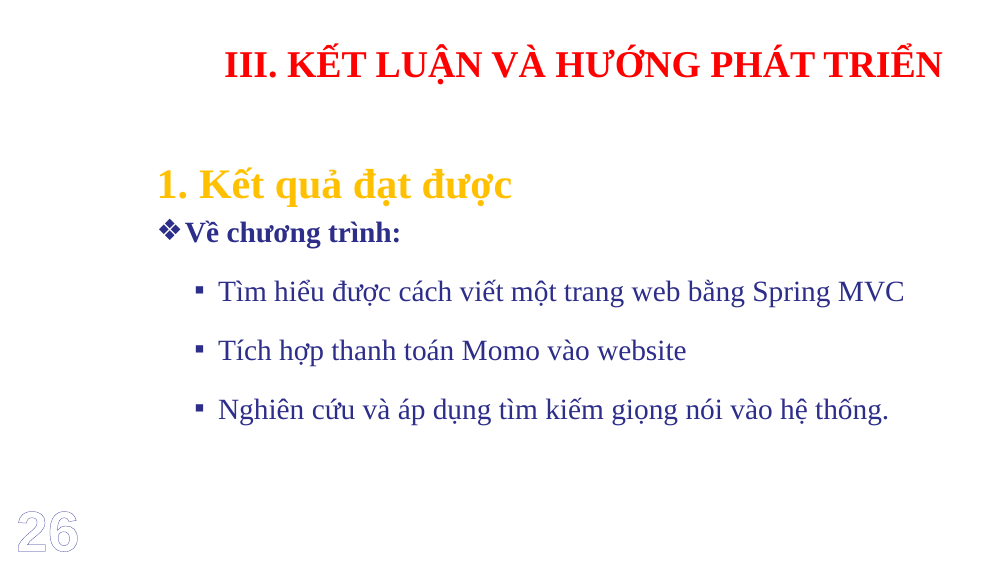
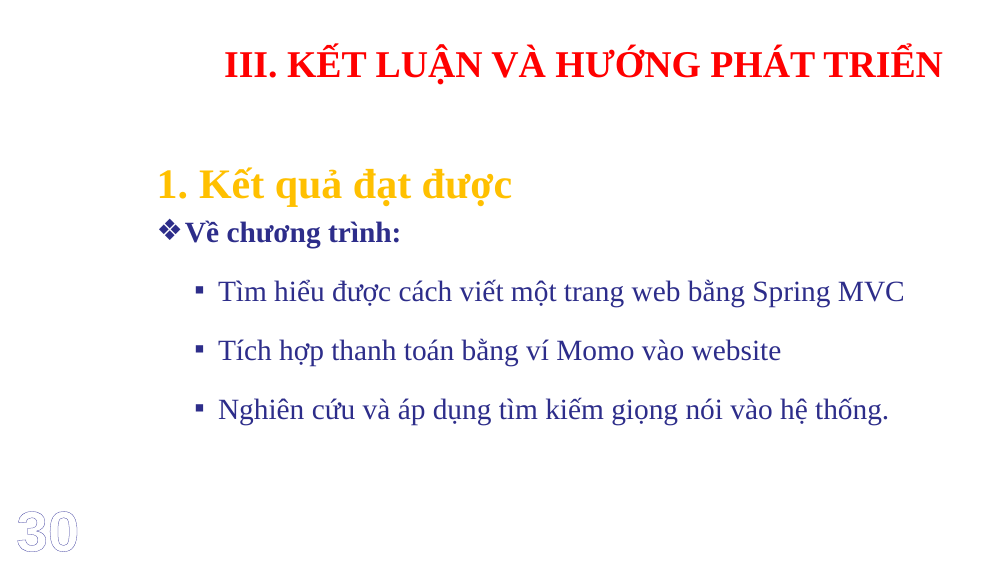
Before and after one commit to cuongtq185/LuanVanTotNghiep, a slide deck: slide 31 of Trần Quốc Cường - slide báo cáo luận văn.pptx (slide 27 before the commit). Drawn at 1008x567 pixels with LibreOffice and Linux fonts; fonts in the diff are those of the drawing; background and template pictures are left out. Boxes give left, top, right and bottom in pixels: in the first picture for what was removed or moved away, otherwise in the second. Text is boxed around its words. In the diff, an @@ line names an element or a change of style, - is before the commit and + after.

```diff
--- a/Trần Quốc Cường - slide báo cáo luận văn.pptx
+++ b/Trần Quốc Cường - slide báo cáo luận văn.pptx
@@ text at bbox=[218, 338, 782, 366]: text changed @@
-  ▪ Tích hợp thanh toán Momo vào website
+  ▪ Tích hợp thanh toán bằng ví Momo vào website
@@ text at bbox=[16, 511, 79, 552]: text changed @@
-26
+30
```
Also in this commit, not shown: 26 other slides changed, 6 slides added, 2 slides removed, 3 other files.
